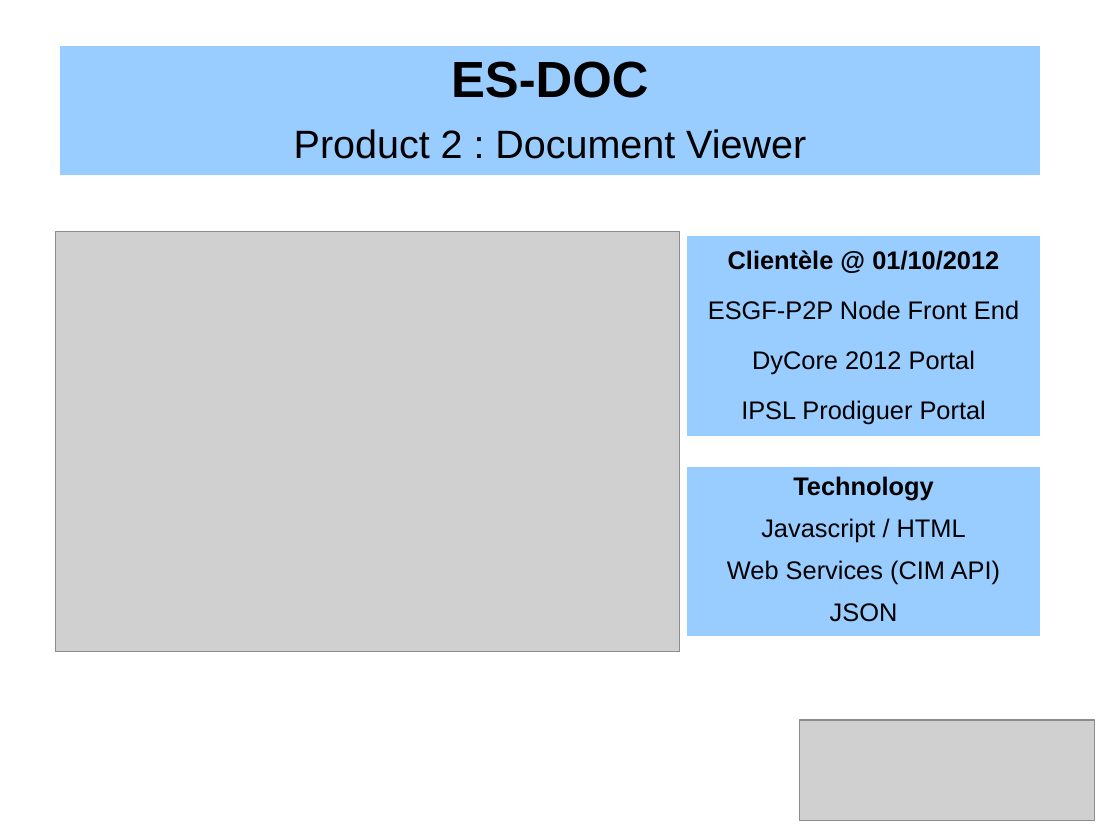
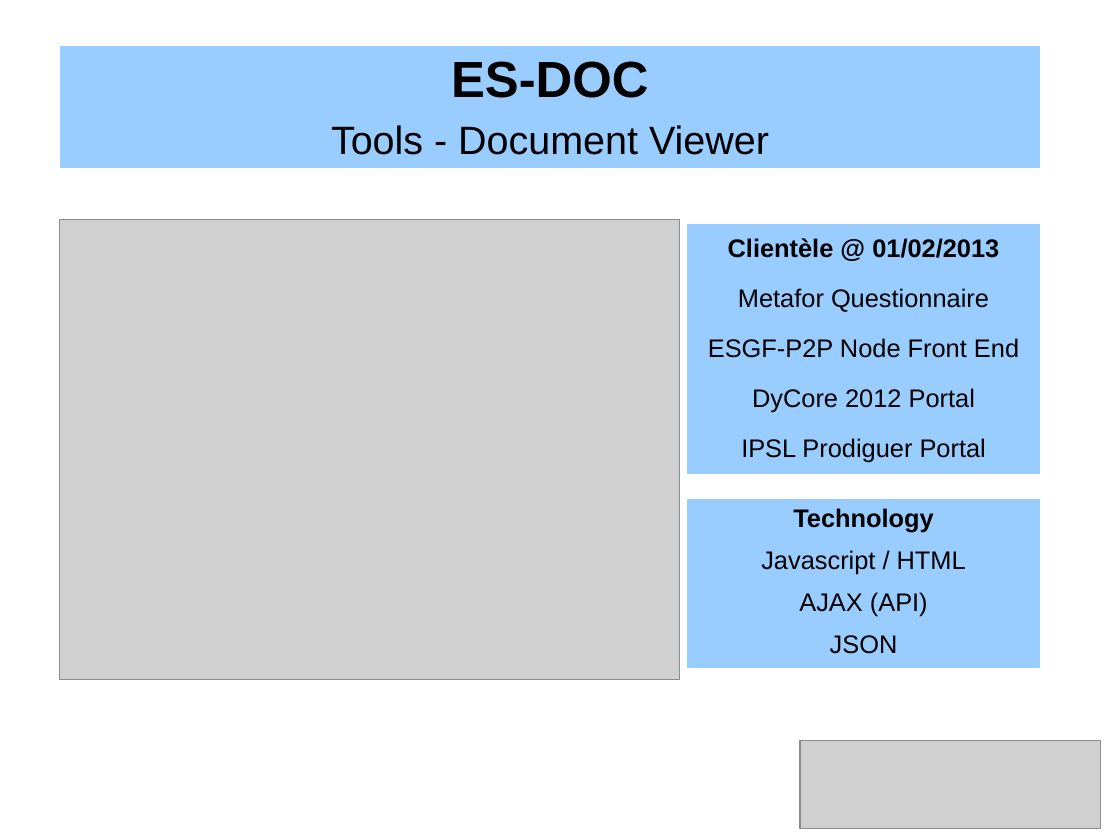
Before and after one commit to ES-DOC/esdoc-docs, a slide deck: slide 8 of presentations/ES-DOC-Introduction.odp (slide 6 before the commit). Drawn at 1120x840 pixels with LibreOffice and Linux fonts; fonts in the diff are those of the drawing; grey boxes stand for pictures. Boxes give left, top, right and bottom in pixels: in the first picture for what was removed or moved away, otherwise in the second. Text is boxed around its words. In the diff, an @@ line names an element or a change of style, - is before the commit and + after.

```diff
--- a/presentations/ES-DOC-Introduction.odp
+++ b/presentations/ES-DOC-Introduction.odp
@@ table at [60, 47, 1041, 169] @@
-row 2, column 1: Product 2 : Document Viewer
+row 2, column 1: Tools - Document Viewer
@@ picture: place and size @@
-picture at [56, 232, 680, 651]
+picture at [60, 221, 680, 681]
@@ table at [687, 224, 1040, 474] @@
-row 1: Clientèle @ 01/10/2012
+row 1: Clientèle @ 01/02/2013
+row 2: Metafor Questionnaire
@@ table: place and size @@
-table at [687, 236, 1040, 436]
+table at [687, 224, 1040, 474]
@@ table at [687, 499, 1040, 668] @@
-row 3, column 1: Web Services (CIM API)
+row 3, column 1: AJAX (API)
@@ table: place and size @@
-table at [687, 468, 1040, 636]
+table at [687, 499, 1040, 668]
@@ picture: place and size @@
-picture at [800, 721, 1095, 821]
+picture at [800, 740, 1101, 828]
```
Also in this commit, not shown: 4 other slides changed, 5 slides added, 3 slides removed, 1 other file.
